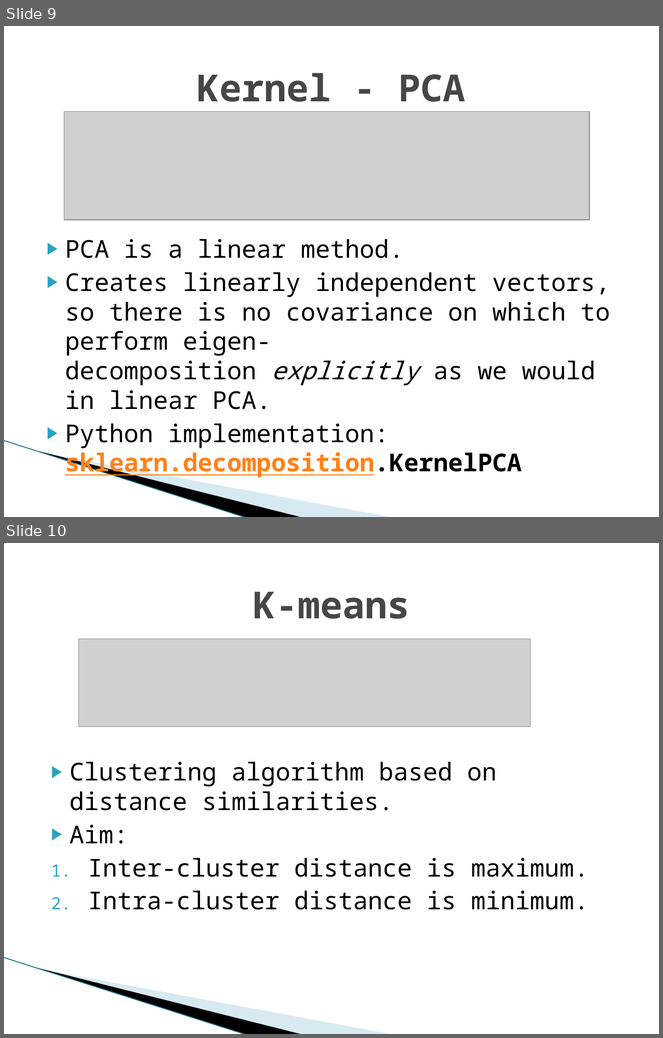
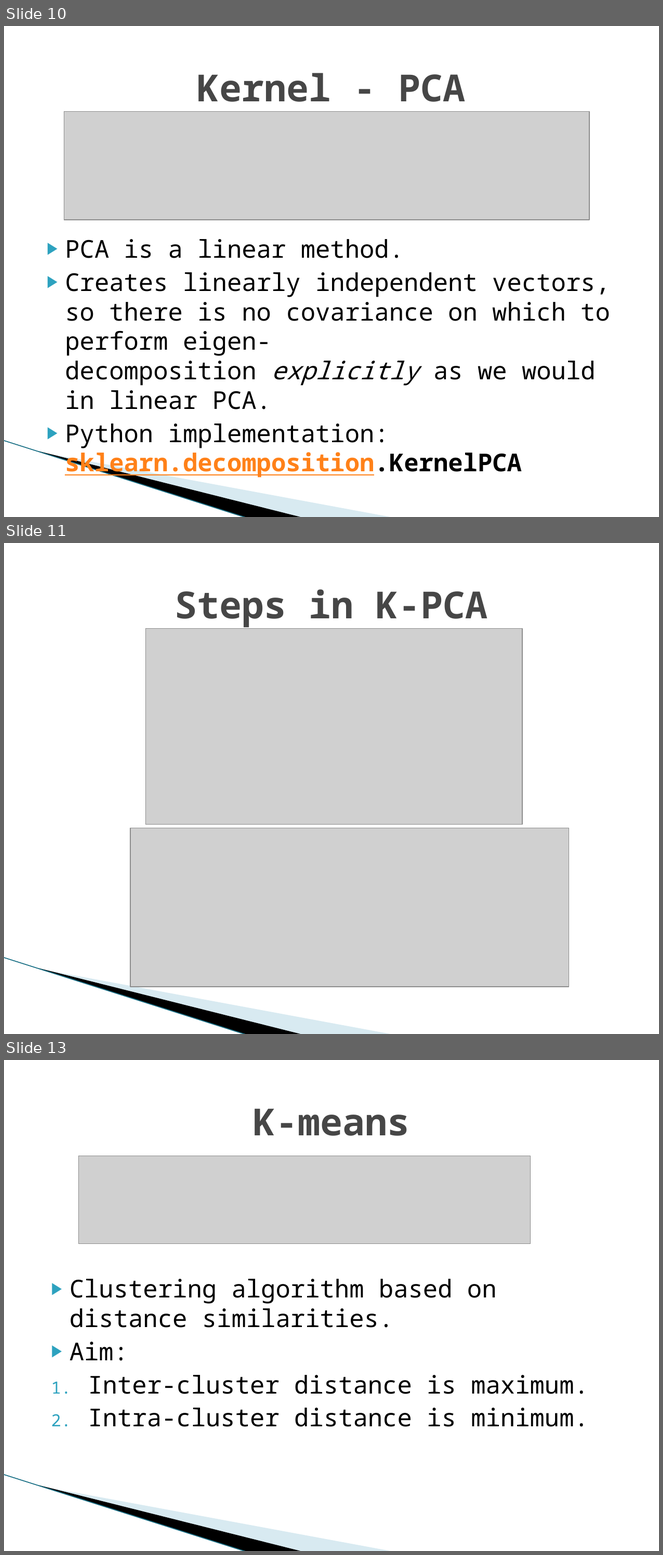
Before and after one commit to Ray784/mini_project, a slide deck: documentation/Project ppt.pptx. Shown one above the other, each under a label of ours: slides 9 and 10 before the commit, slides 10, 11 and 13 after it; the slides between them are not shown. The pictures are 663x1038 and 663x1555 pixels, drawn with LibreOffice and Linux fonts; fonts in the diff are those of the drawing; grey boxes stand for pictures; background and template pictures are left out. Boxes give left, top, right and bottom in pixels: in the first picture for what was removed or moved away, otherwise in the second. Text is boxed around its words. In the diff, an @@ line names an element or a change of style, - is before the commit and + after.

```diff
--- a/documentation/Project ppt.pptx
+++ b/documentation/Project ppt.pptx
@@ slide 11 added at [4, 543, 659, 1034], background #FFFFFF; not listed: 3 template elements that a slide beside it also shows @@
@@ title added at [175, 589, 488, 628], 41 pt, text #464646, bold @@
+Steps in K-PCA
@@ picture added at [146, 629, 523, 825] @@
@@ picture added at [130, 828, 569, 987] @@
@@ what was slide 9 is now slide 10 @@
@@ what was slide 10 is now slide 13 @@
```
Also in this commit, not shown: 1 slide changed, 2 other slides added, 1 other file.
